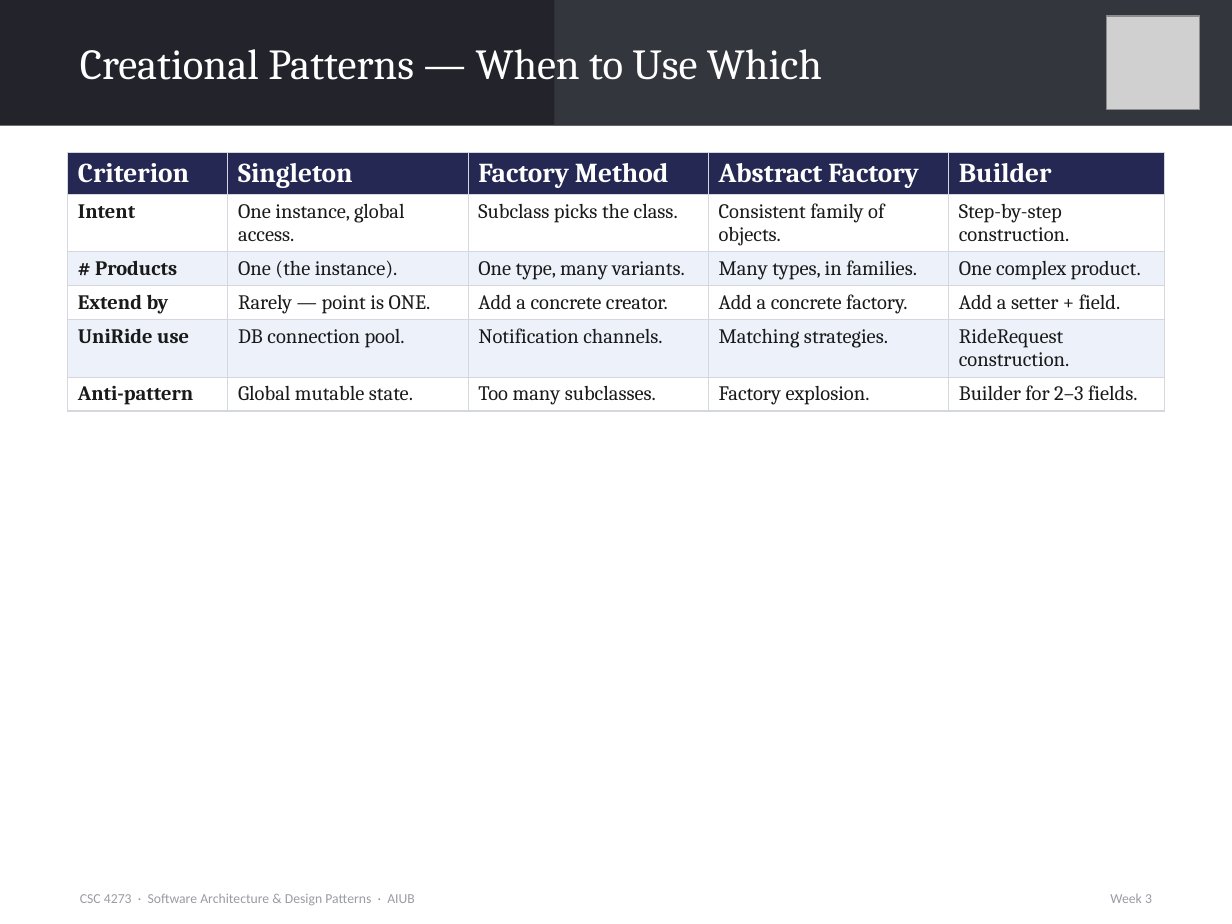
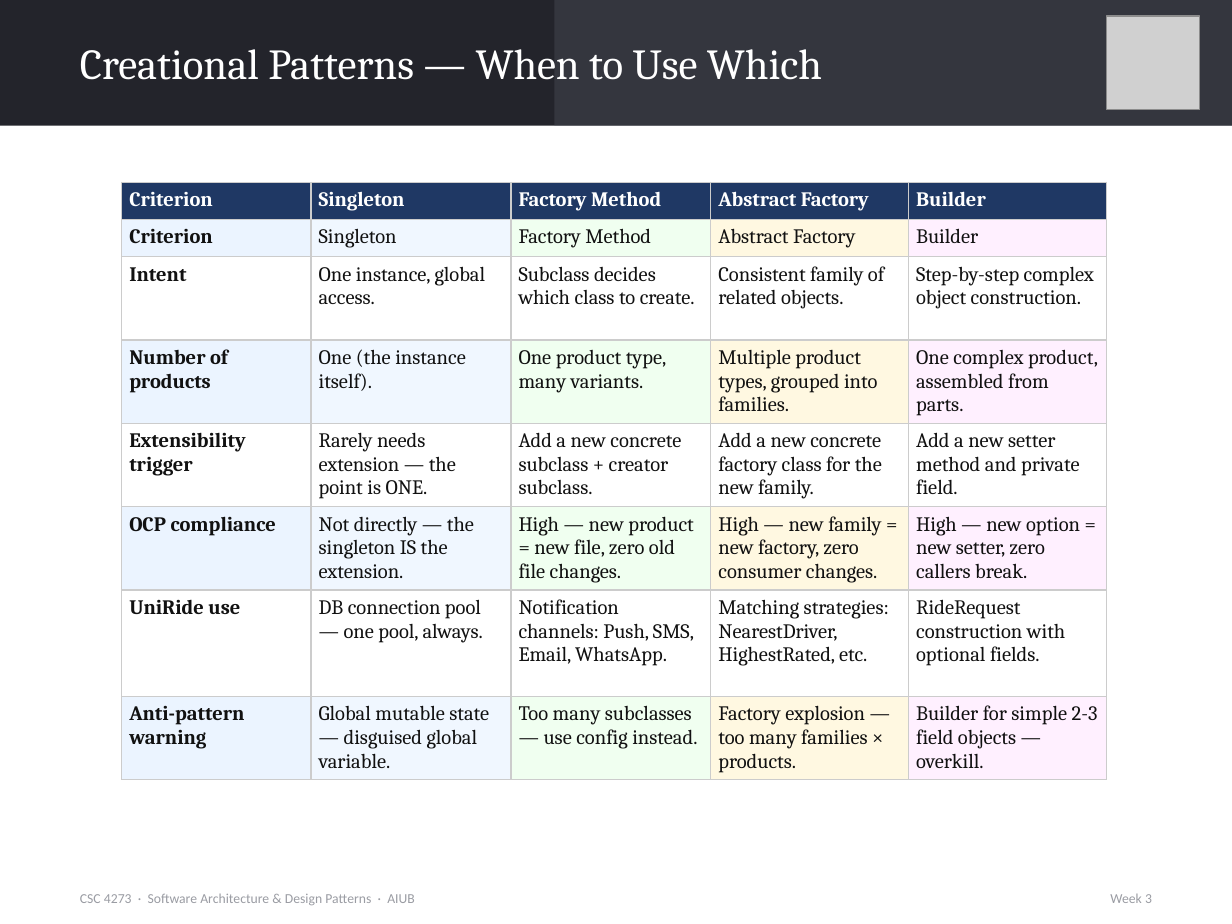
Before and after one commit to alamin200290/teaching-sadp-summer2025-2026-sec-ab, a slide deck: slide 30 of week-3/Week_03_SADP_Creational_Patterns_details.pptx. Drawn at 1232x924 pixels with LibreOffice and Linux fonts; fonts in the diff are those of the drawing; grey boxes stand for pictures. Boxes give left, top, right and bottom in pixels: in the first picture for what was removed or moved away, otherwise in the second. Text is boxed around its words. In the diff, an @@ line names an element or a change of style, - is before the commit and + after.

```diff
--- a/week-3/Week_03_SADP_Creational_Patterns_details.pptx
+++ b/week-3/Week_03_SADP_Creational_Patterns_details.pptx
@@ table at (x1=122, y1=182, x2=1108, y2=792) @@
-row 2: Intent | One instance, global access. | Subclass picks the class. | Consistent family of objects. | Step-by-step construction.
-row 3: # Products | One (the instance). | One type, many variants. | Many types, in families. | One complex product.
-row 4: Extend by | Rarely — point is ONE. | Add a concrete creator. | Add a concrete factory. | Add a setter + field.
-row 5: UniRide use | DB connection pool. | Notification channels. | Matching strategies. | RideRequest construction.
-row 6: Anti-pattern | Global mutable state. | Too many subclasses. | Factory explosion. | Builder for 2–3 fields.
+row 2: Criterion | Singleton | Factory Method | Abstract Factory | Builder
+row 3: Intent | One instance, global access. | Subclass decides which class to create. | Consistent family of related objects. | Step-by-step complex object construction.
+row 4: Number of products | One (the instance itself). | One product type, many variants. | Multiple product types, grouped into families. | One complex product, assembled from parts.
+row 5: Extensibility trigger | Rarely needs extension — the point is ONE. | Add a new concrete subclass + creator subclass. | Add a new concrete factory class for the new family. | Add a new setter method and private field.
+row 6: OCP compliance | Not directly — the singleton IS the extension. | High — new product = new file, zero old file changes. | High — new family = new factory, zero consumer changes. | High — new option = new setter, zero callers break.
+row 7: UniRide use | DB connection pool — one pool, always. | Notification channels: Push, SMS, Email, WhatsApp. | Matching strategies: NearestDriver, HighestRated, etc. | RideRequest construction with optional fields.
+row 8: Anti-pattern warning | Global mutable state — disguised global variable. | Too many subclasses — use config instead. | Factory explosion — too many families × products. | Builder for simple 2-3 field objects — overkill.
@@ table resized from (x1=68, y1=153, x2=1164, y2=420) to (x1=122, y1=182, x2=1108, y2=792) @@
```
Also in this commit, not shown: 1 other slide changed.
